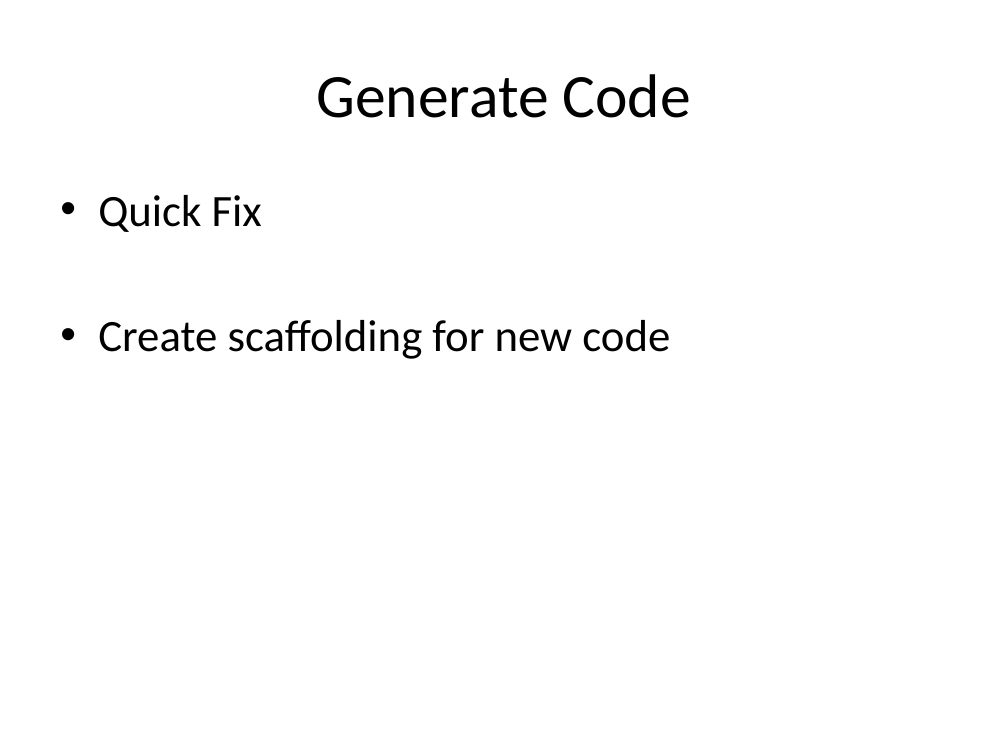
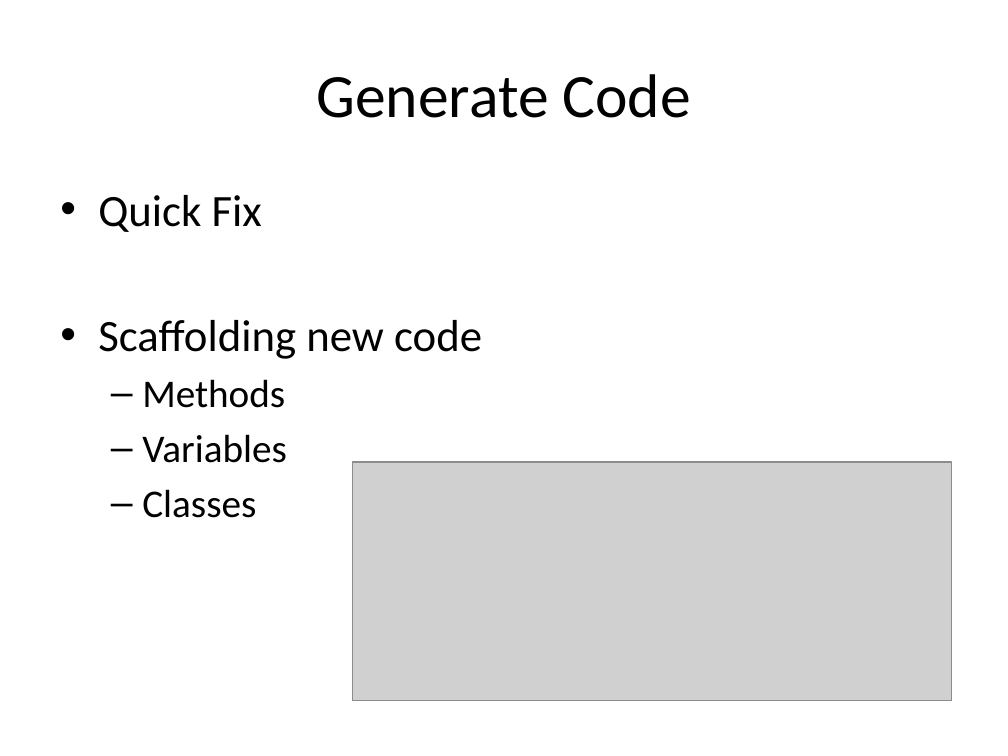
Before and after one commit to rasmuskl/ReSharperCourse, a slide deck: slide 11 of Presentations/2 - Exercises - ReSharper Course.pptx (slide 12 before the commit). Drawn at 1008x756 pixels with LibreOffice and Linux fonts; fonts in the diff are those of the drawing; grey boxes stand for pictures. Boxes give left, top, right and bottom in pixels: in the first picture for what was removed or moved away, otherwise in the second. Text is boxed around its words. In the diff, an @@ line names an element or a change of style, - is before the commit and + after.

Commit message:
Finished generate code and refactor rename.

```diff
--- a/Presentations/2 - Exercises - ReSharper Course.pptx
+++ b/Presentations/2 - Exercises - ReSharper Course.pptx
@@ text at (x1=98, y1=320, x2=482, y2=518): text changed; size 32 to 28 pt @@
-• Create scaffolding for new code
+• Scaffolding new code
+  – Methods
+  – Variables
+  – Classes
@@ picture added at (x1=353, y1=462, x2=952, y2=700) @@
```
Also in this commit, not shown: 6 other slides changed, 8 slides added, 5 other files.
